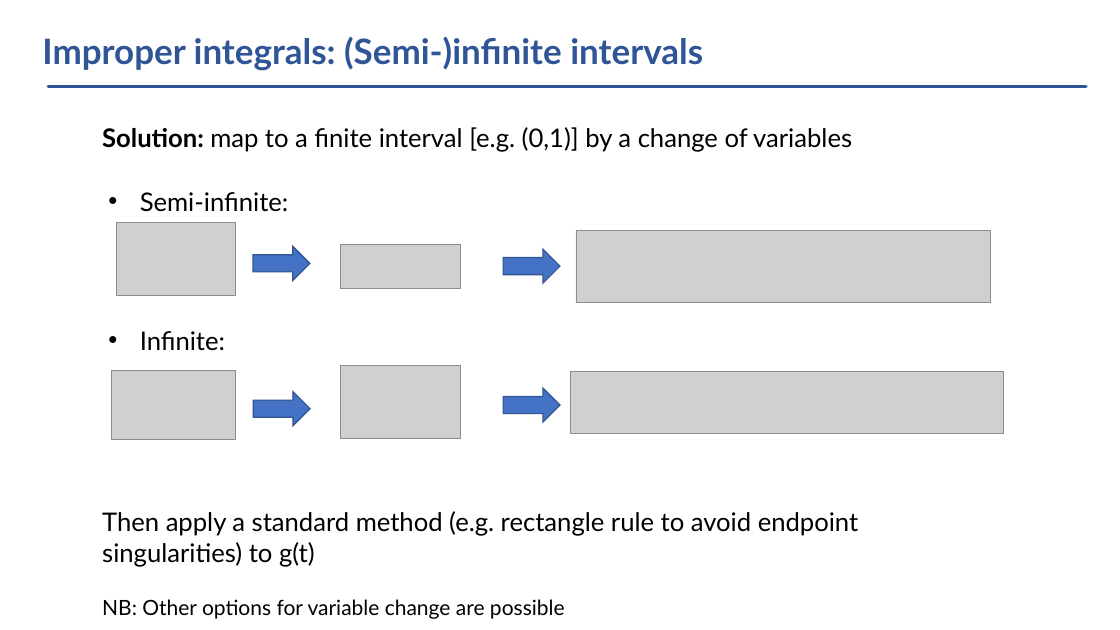
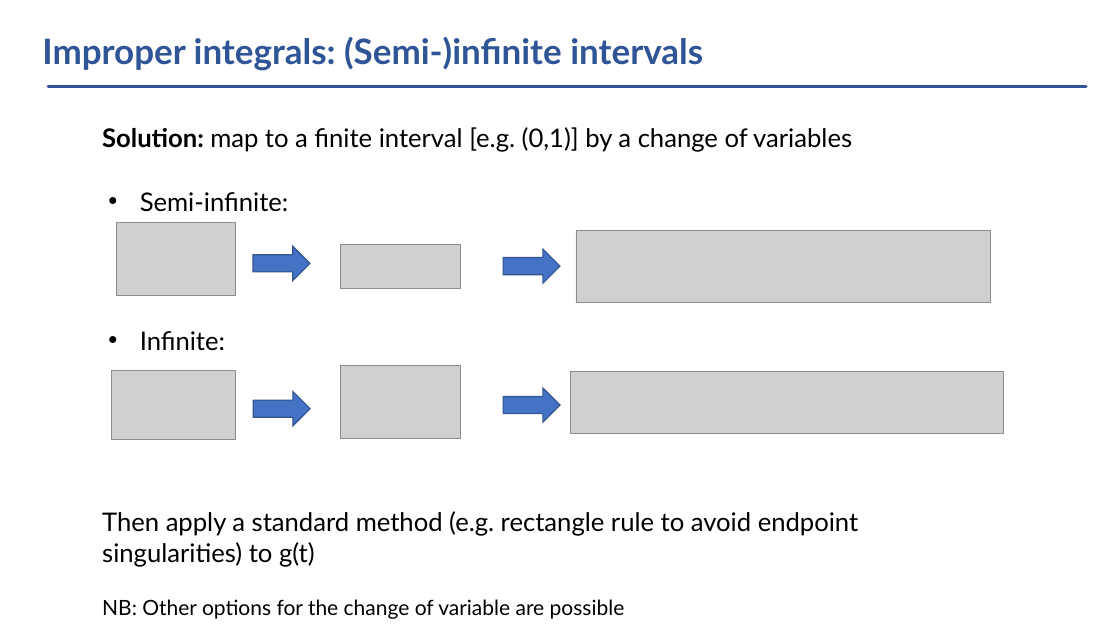
Before and after one commit to vlvovch/PHYS6350-ComputationalPhysics, a slide deck: slide 26 of lectures/Lecture6-01-31-23-NumericalIntegration.pptx. Drawn at 1120x630 pixels with LibreOffice and Linux fonts; fonts in the diff are those of the drawing; grey boxes stand for pictures. Boxes give left, top, right and bottom in pixels: in the first picture for what was removed or moved away, otherwise in the second. Text is boxed around its words. In the diff, an @@ line names an element or a change of style, - is before the commit and + after.

```diff
--- a/lectures/Lecture6-01-31-23-NumericalIntegration.pptx
+++ b/lectures/Lecture6-01-31-23-NumericalIntegration.pptx
@@ text at [102, 599, 625, 619]: text changed @@
-NB: Other options for variable change are possible
+NB: Other options for the change of variable are possible
```
Also in this commit, not shown: 8 other slides changed, 39 other files.
